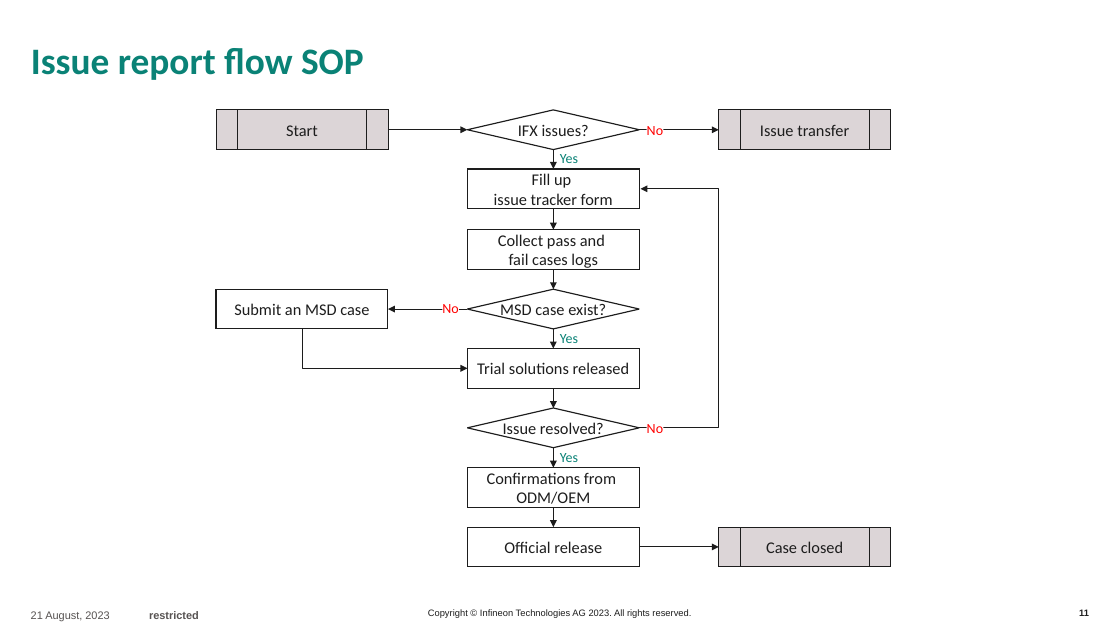
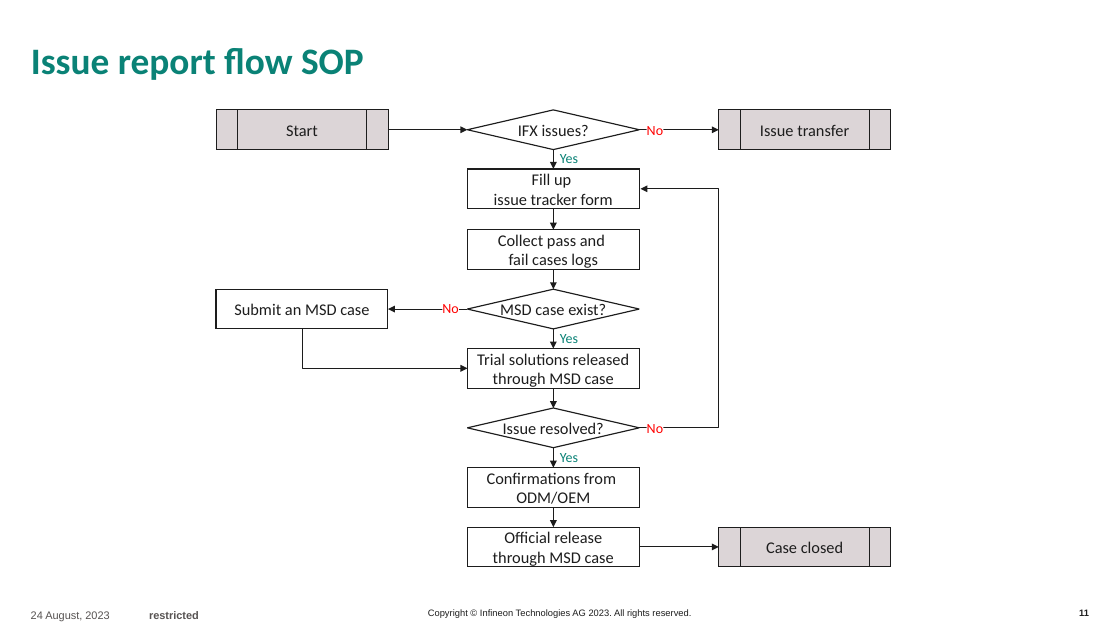
Before and after one commit to IFTWTraven/py_automation_saleae, a slide deck: slide 11 of docs/IFX MSD cases.pptx. Drawn at 1120x630 pixels with LibreOffice and Linux fonts; fonts in the diff are those of the drawing; background and template pictures are left out. Boxes give left, top, right and bottom in pixels: in the first picture for what was removed or moved away, otherwise in the second. Text is boxed around its words. In the diff, an @@ line names an element or a change of style, - is before the commit and + after.

```diff
--- a/docs/IFX MSD cases.pptx
+++ b/docs/IFX MSD cases.pptx
@@ text in rectangle at box(477, 353, 629, 389): text changed @@
-Trial solutions released
+Trial solutions released
+through MSD case
@@ text in rectangle at box(493, 531, 614, 567): text changed @@
-Official release
+Official release
+through MSD case
@@ text at box(31, 611, 199, 621): text changed @@
-21 August, 2023 restricted
+24 August, 2023 restricted
```
Also in this commit, not shown: 21 other slides changed, 3 other files.
